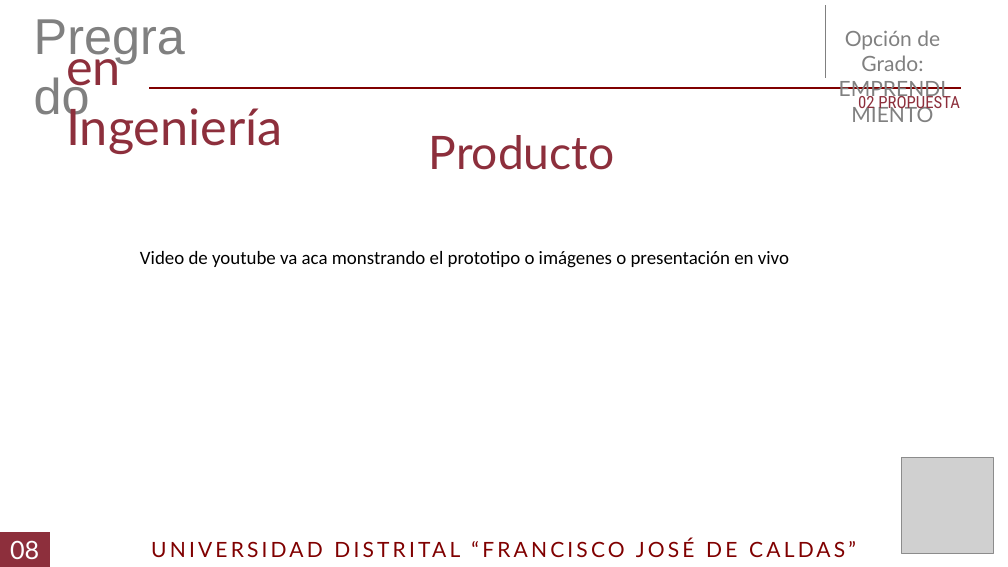
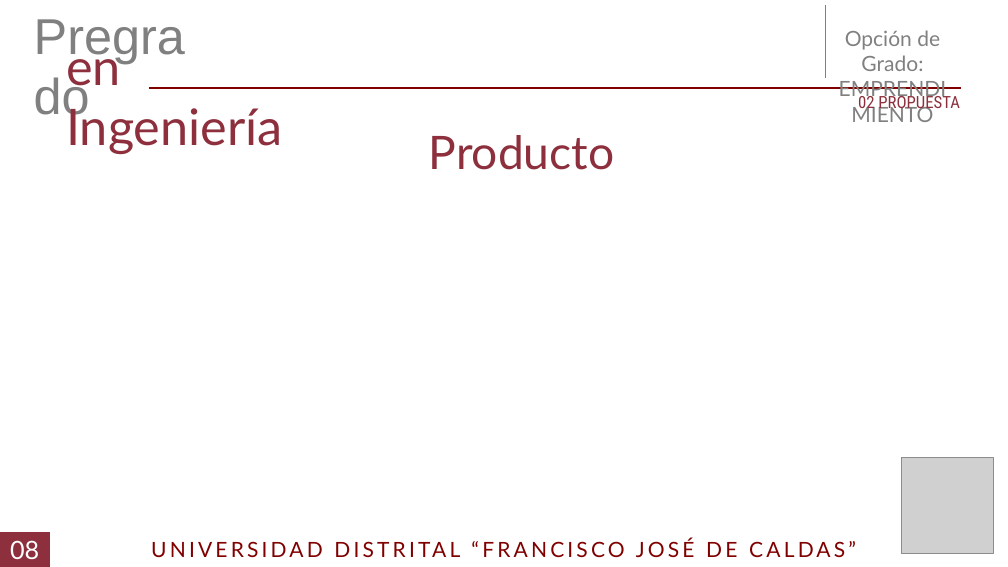
Before and after one commit to DLRin/anteproyecto, a slide deck: slide 9 of Presentacion/Presentacion.pptx. Drawn at 1008x567 pixels with LibreOffice and Linux fonts; fonts in the diff are those of the drawing; grey boxes stand for pictures. Boxes give left, top, right and bottom in pixels: in the first picture for what was removed or moved away, otherwise in the second. Text is boxed around its words. In the diff, an @@ line names an element or a change of style, - is before the commit and + after.

```diff
--- a/Presentacion/Presentacion.pptx
+++ b/Presentacion/Presentacion.pptx
@@ text removed at (x1=140, y1=251, x2=789, y2=268) @@
-Video de youtube va aca monstrando el prototipo o imágenes o presentación en vivo
```
Also in this commit, not shown: 1 other slide changed, 1 other file.
